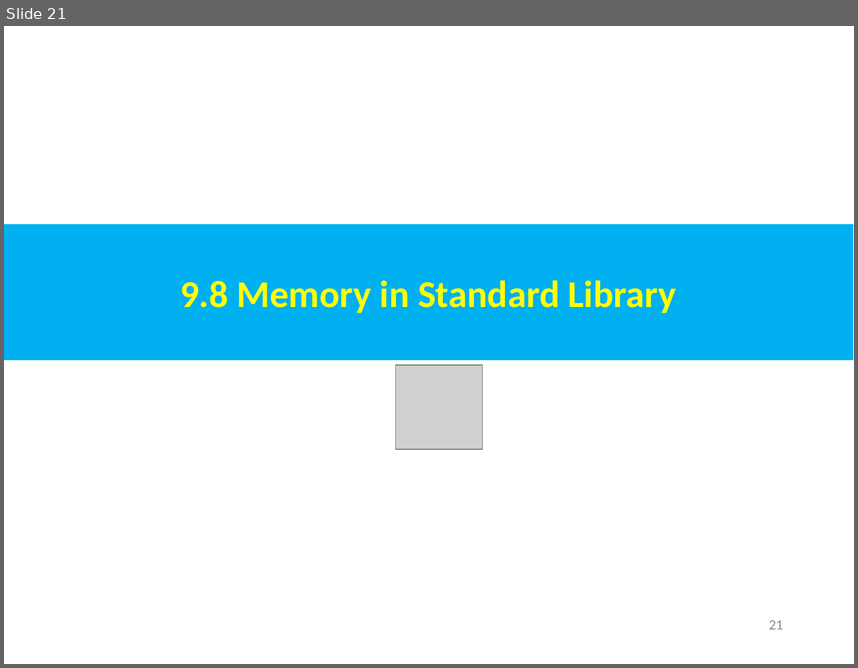
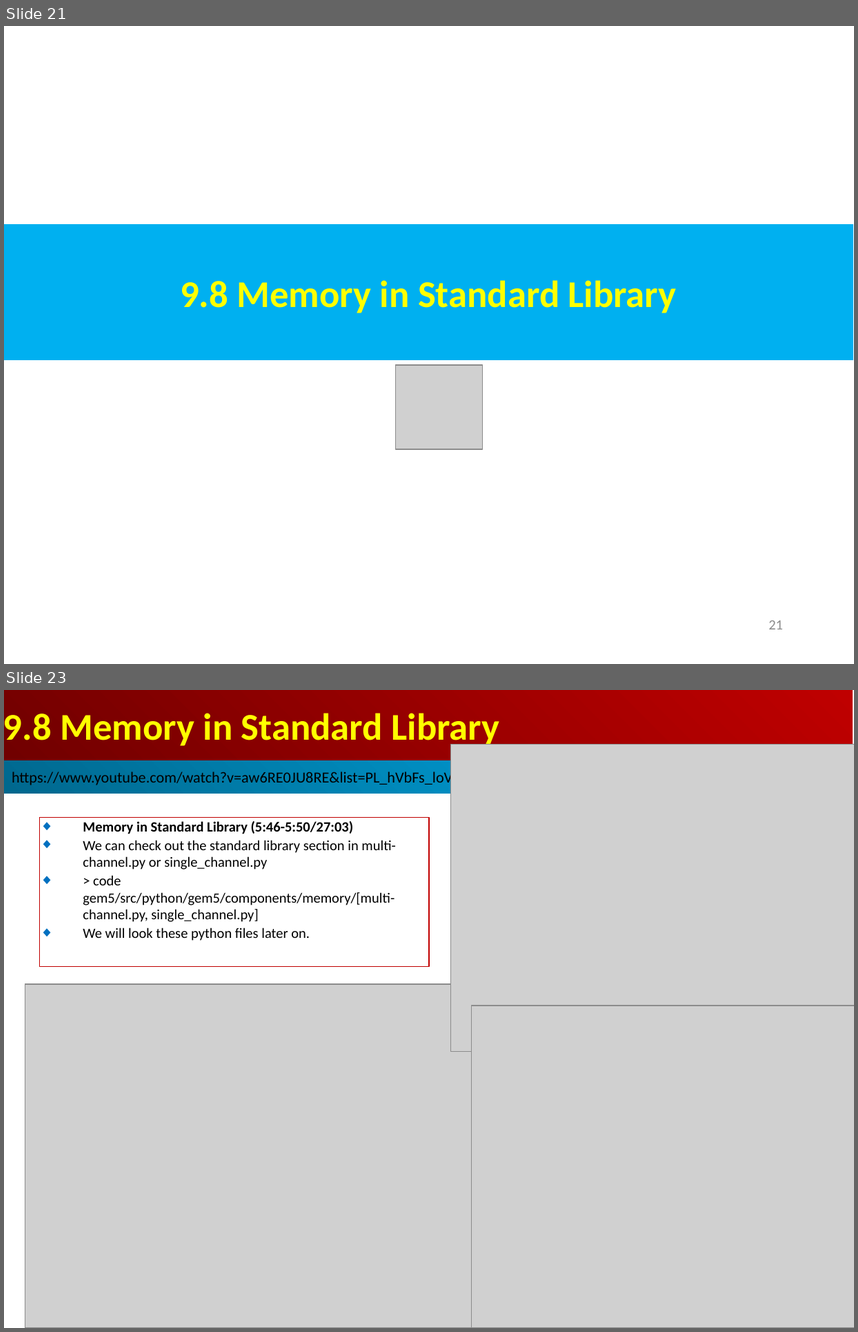
Before and after one commit to peterhchen/AIU_CS850_Gem5_McPAT, a slide deck: 050_Gem5/009.MemMod/000_Video/009.MemMod.ppt. Shown one above the other, each under a label of ours: slide 21 before the commit, slides 21 and 23 after it; the slides between them are not shown. The pictures are 858x668 and 858x1332 pixels, drawn with LibreOffice and Linux fonts; fonts in the diff are those of the drawing; grey boxes stand for pictures. Boxes give left, top, right and bottom in pixels: in the first picture for what was removed or moved away, otherwise in the second. Text is boxed around its words. In the diff, an @@ line names an element or a change of style, - is before the commit and + after.

```diff
--- a/050_Gem5/009.MemMod/000_Video/009.MemMod.ppt
+++ b/050_Gem5/009.MemMod/000_Video/009.MemMod.ppt
@@ slide 23 added at (4,690,854,1328), background #FFFFFF @@
@@ rectangle added at (4,690,853,760), fill gradient #BF0000 to #710000, 32 pt, text #FFFF00, bold @@
+9.8 Memory in Standard Library
@@ picture added at (451,745,854,1052) @@
@@ rectangle added at (4,760,853,793), fill gradient #00AFEF to #00688E, 13 pt, text #000000 @@
+https://www.youtube.com/watch?v=aw6RE0JU8RE&list=PL_hVbFs_loVR_8ntTTmmG6YEq3Po_4snu&index=9
@@ rectangle added at (40,818,429,966), outline #C00000 0.74 pt, 12 pt, text #000000 @@
+◆ Memory in Standard Library (5:46-5:50/27:03)
+◆ We can check out the standard library section in multi-channel.py or single_channel.py
+◆ > code gem5/src/python/gem5/components/memory/[multi-channel.py, single_channel.py]
+◆ We will look these python files later on.
@@ picture added at (25,984,663,1328) @@
@@ picture added at (472,1005,854,1328) @@
```
Also in this commit, not shown: 1 slide changed, 6 other slides added.
